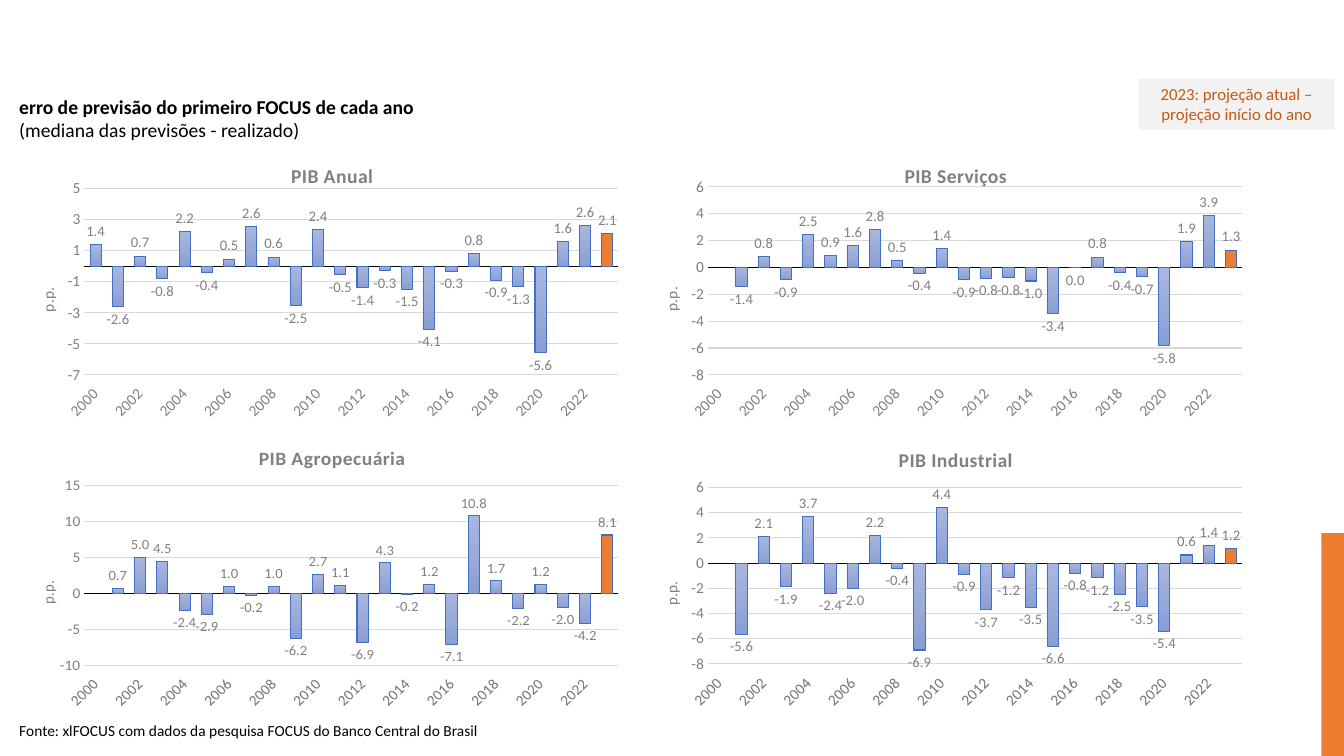
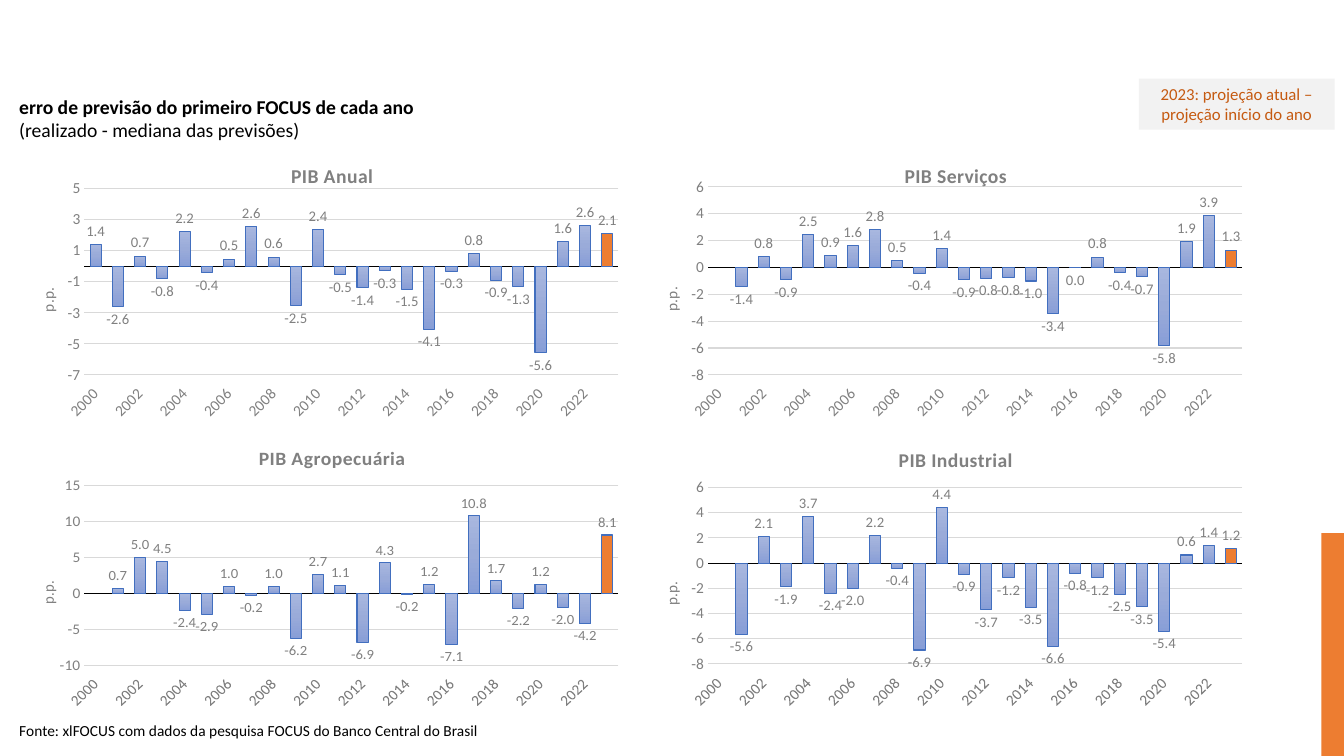
Before and after one commit to edugca/Presentations, a slide deck: slide 11 of CAECO 2023/Fórum de Economia 2023 - Taxa neutra (público).pptx. Drawn at 1344x756 pixels with LibreOffice and Linux fonts; fonts in the diff are those of the drawing; grey boxes stand for pictures; background and template pictures are left out. Boxes give left, top, right and bottom in pixels: in the first picture for what was removed or moved away, otherwise in the second. Text is boxed around its words. In the diff, an @@ line names an element or a change of style, - is before the commit and + after.

Commit message:
Fixing of FOCUS graphs

```diff
--- a/CAECO 2023/Fórum de Economia 2023 - Taxa neutra (público).pptx
+++ b/CAECO 2023/Fórum de Economia 2023 - Taxa neutra (público).pptx
@@ text at (19, 100, 414, 140): text changed @@
-erro de previsão do primeiro FOCUS de cada ano
-(mediana das previsões - realizado)
+erro de previsão do primeiro FOCUS de cada ano
+(realizado - mediana das previsões)
```
Also in this commit, not shown: 1 other slide changed, 1 other file.
